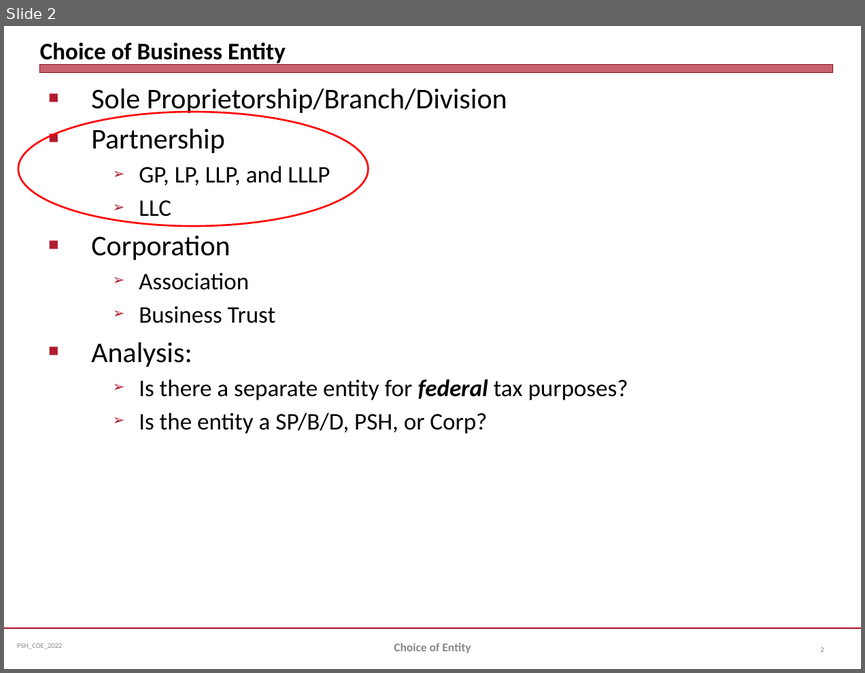
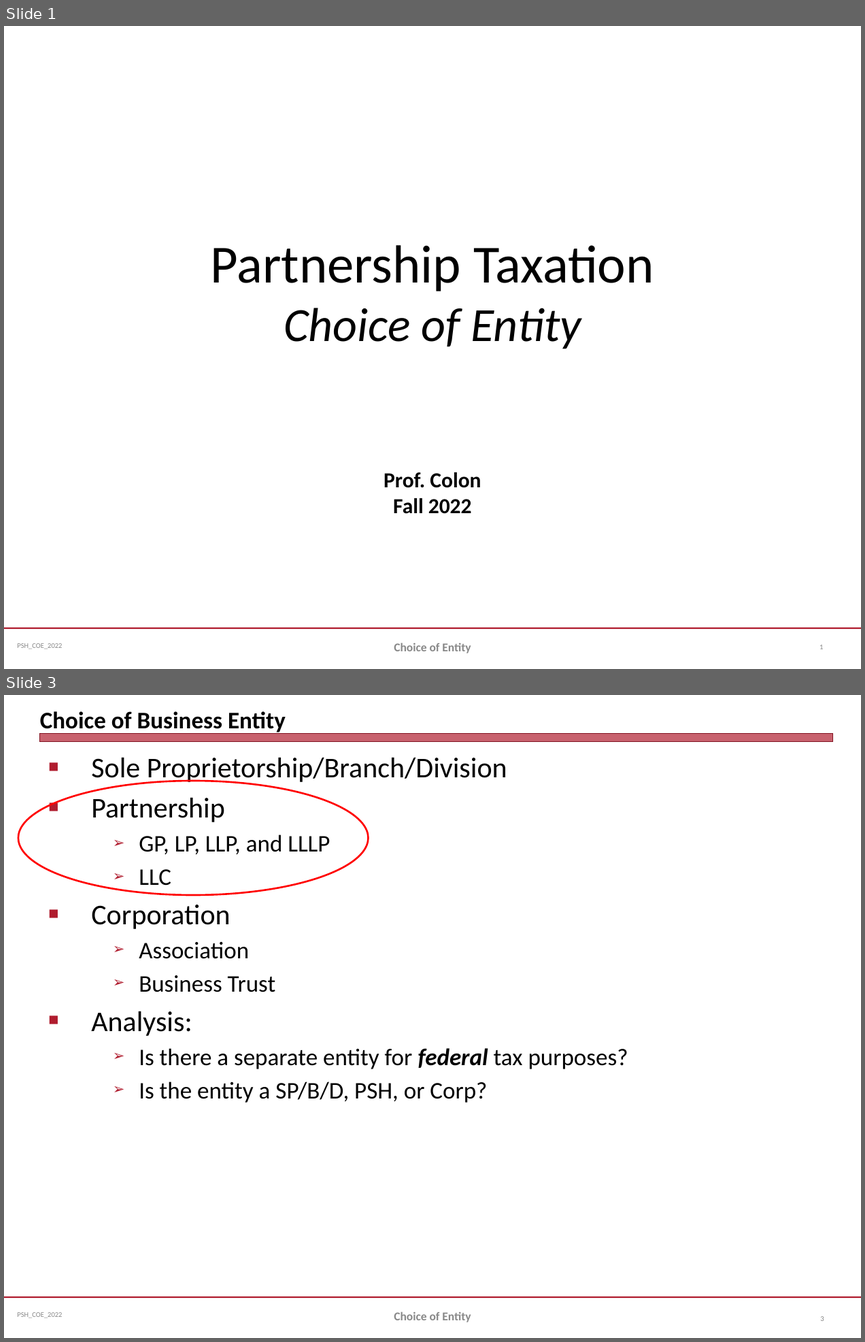
Before and after one commit to jmc877/Partnership-Tax, a slide deck: slides/PSH_COEntity_2022.pptx. Shown one above the other, each under a label of ours: slide 2 before the commit, slides 1 and 3 after it; the slides between them are not shown. The pictures are 865x673 and 865x1342 pixels, drawn with LibreOffice and Linux fonts; fonts in the diff are those of the drawing. Boxes give left, top, right and bottom in pixels: in the first picture for what was removed or moved away, otherwise in the second. Text is boxed around its words. In the diff, an @@ line names an element or a change of style, - is before the commit and + after.

```diff
--- a/slides/PSH_COEntity_2022.pptx
+++ b/slides/PSH_COEntity_2022.pptx
@@ slide 1 added at (4, 26, 861, 669), background #FFFFFF; not listed: 2 template elements that a slide beside it also shows @@
@@ title added at (211, 245, 654, 349), 45 pt, text #000000 @@
+Partnership Taxation
+Choice of Entity
@@ subtitle added at (383, 472, 481, 514), 18 pt, text #000000, bold @@
+Prof. Colon
+Fall 2022
@@ text added at (394, 643, 470, 653), 10 pt, text #898989, bold @@
+Choice of Entity
@@ page number added at (819, 644, 823, 649), 6 pt, text #808080 @@
+1
@@ what was slide 2 is now slide 3 @@
```
Also in this commit, not shown: 6 slides changed, 1 other slide added, 3 other files.
